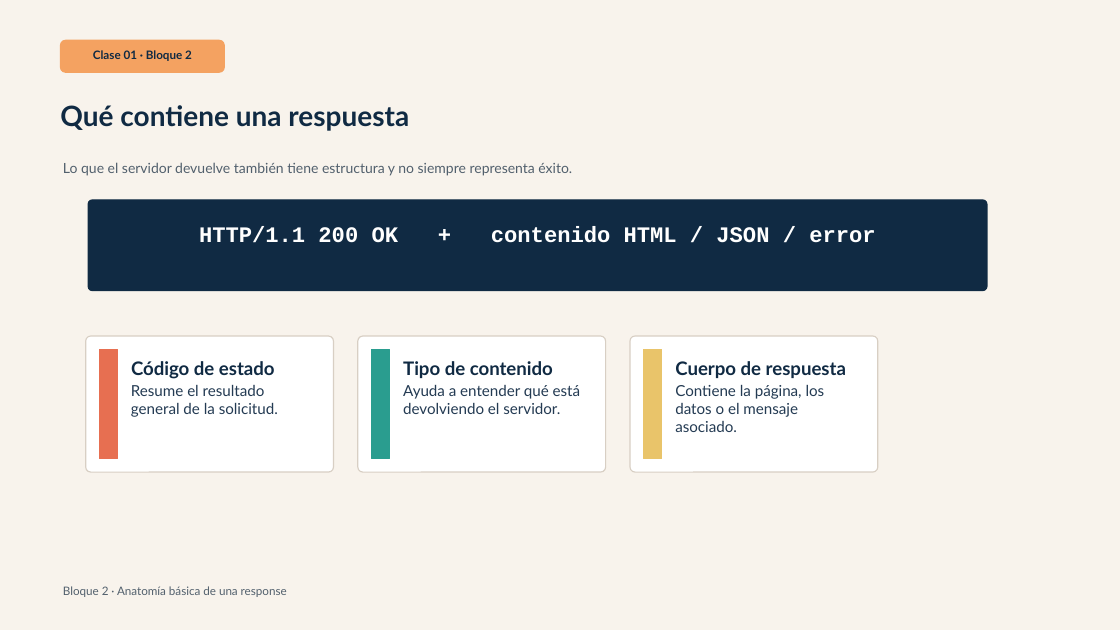
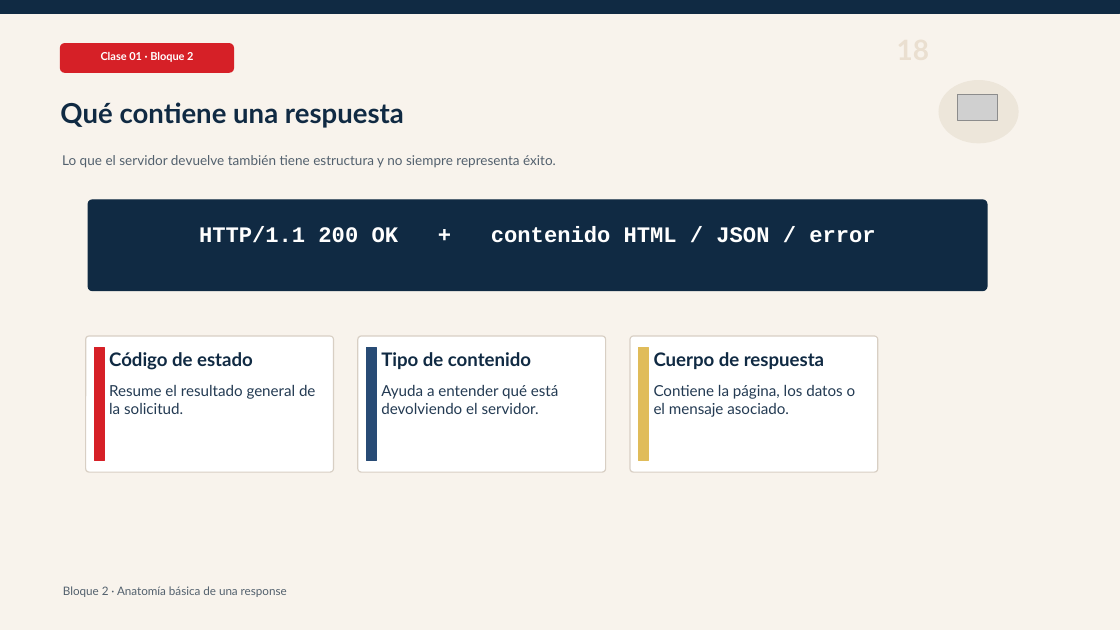
Before and after one commit to Dieg0Code/PRO301_Taller_de_Aplicaciones_para_Internet, a slide deck: slide 18 of clases/semana-01/01/ppt/Clase-01-Bloque-1-La-Web-No-Es-Magia.pptx. Drawn at 1120x630 pixels with LibreOffice and Linux fonts; fonts in the diff are those of the drawing; grey boxes stand for pictures. Boxes give left, top, right and bottom in pixels: in the first picture for what was removed or moved away, otherwise in the second. Text is boxed around its words. In the diff, an @@ line names an element or a change of style, - is before the commit and + after.

```diff
--- a/clases/semana-01/01/ppt/Clase-01-Bloque-1-La-Web-No-Es-Magia.pptx
+++ b/clases/semana-01/01/ppt/Clase-01-Bloque-1-La-Web-No-Es-Magia.pptx
@@ rectangle added at [0, 0, 1120, 13], fill #102A43, outline #102A43 1 pt @@
@@ rounded rectangle: place and size @@
-rounded rectangle at [60, 40, 224, 72]
+rounded rectangle at [60, 44, 234, 72]
@@ rounded rectangle at [60, 44, 234, 72]: fill #F4A261 to #D62027; outline #F4A261 1 pt to #D62027 1 pt; proportions changed @@
@@ text "Clase 01 · Bloque 2" at [101, 52, 193, 62]: size 10 to 9.4 pt, text colour #102A43 to #FFFFFF @@
@@ text "Qué contiene una respuesta" at [60, 102, 404, 128]: size 24 to 23.6 pt @@
@@ ellipse added at [939, 81, 1018, 143], fill #EDE6DA, outline #EDE6DA 1 pt @@
@@ picture added at [958, 95, 998, 120] @@
@@ text "Lo que el servidor devuelve ..." at [62, 155, 556, 168]: size 12 to 11.6 pt @@
@@ rectangle: place and size @@
-rectangle at [99, 350, 118, 459]
+rectangle at [94, 348, 104, 460]
@@ rectangle at [94, 348, 104, 460]: fill #E76F51 to #D62027; outline #E76F51 1 pt to #D62027 1 pt @@
@@ text "Código de estado": place and size @@
-text "Código de estado" at [131, 361, 275, 379]
+text "Código de estado" at [109, 352, 253, 370]
@@ rectangle: place and size @@
-rectangle at [371, 350, 390, 459]
+rectangle at [366, 348, 376, 460]
@@ rectangle at [366, 348, 376, 460]: fill #2A9D8F to #284B75; outline #2A9D8F 1 pt to #284B75 1 pt @@
@@ text "Tipo de contenido": place and size @@
-text "Tipo de contenido" at [403, 361, 553, 378]
+text "Tipo de contenido" at [381, 352, 531, 369]
@@ proportions changed in 3 elements at [86, 336, 334, 472], [358, 336, 606, 472], [630, 336, 878, 472] @@
@@ rectangle: place and size @@
-rectangle at [644, 350, 662, 459]
+rectangle at [639, 348, 649, 460]
@@ rectangle at [639, 348, 649, 460]: fill #E9C46A to #E0BC5A; outline #E9C46A 1 pt to #E0BC5A 1 pt @@
@@ text "Cuerpo de respuesta": place and size @@
-text "Cuerpo de respuesta" at [675, 361, 846, 378]
+text "Cuerpo de respuesta" at [654, 352, 824, 369]
@@ text "Resume el resultado general de ..." rewrapped from [131, 385, 278, 417] to [109, 385, 315, 414] @@
@@ text "Ayuda a entender qué está ...": place and size @@
-text "Ayuda a entender qué está ..." at [403, 385, 581, 414]
+text "Ayuda a entender qué está ..." at [381, 385, 559, 414]
@@ text "Contiene la página, los datos ..." rewrapped from [675, 385, 825, 432] to [654, 385, 856, 417] @@
```
Also in this commit, not shown: 57 other slides changed, 3 slides added, 2 slides removed, 26 other files.
